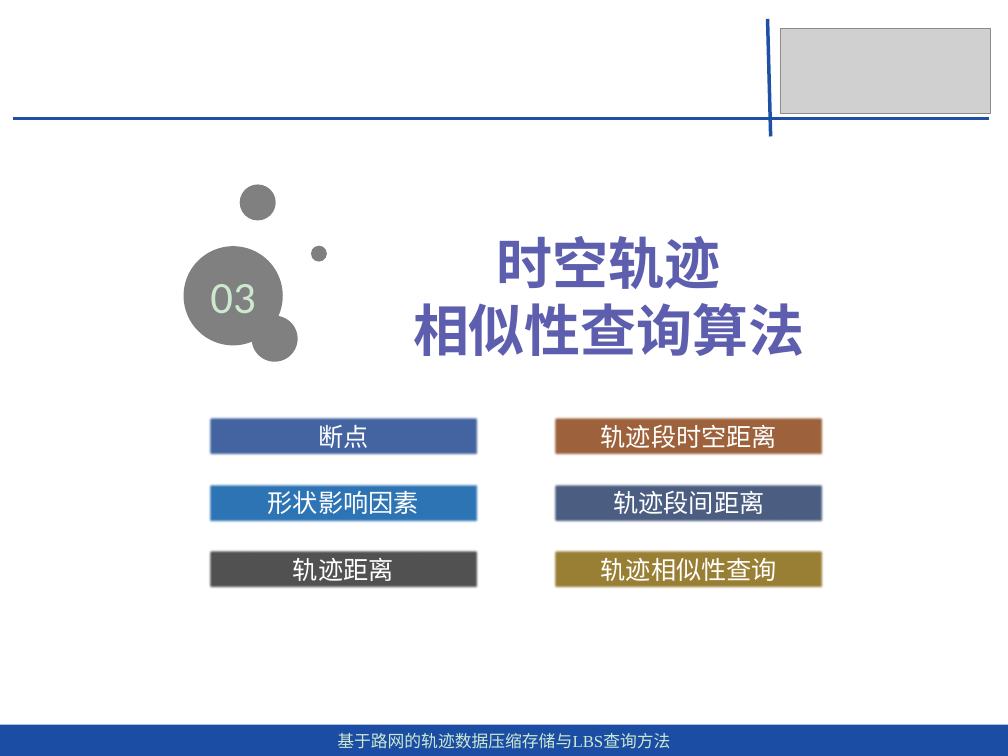
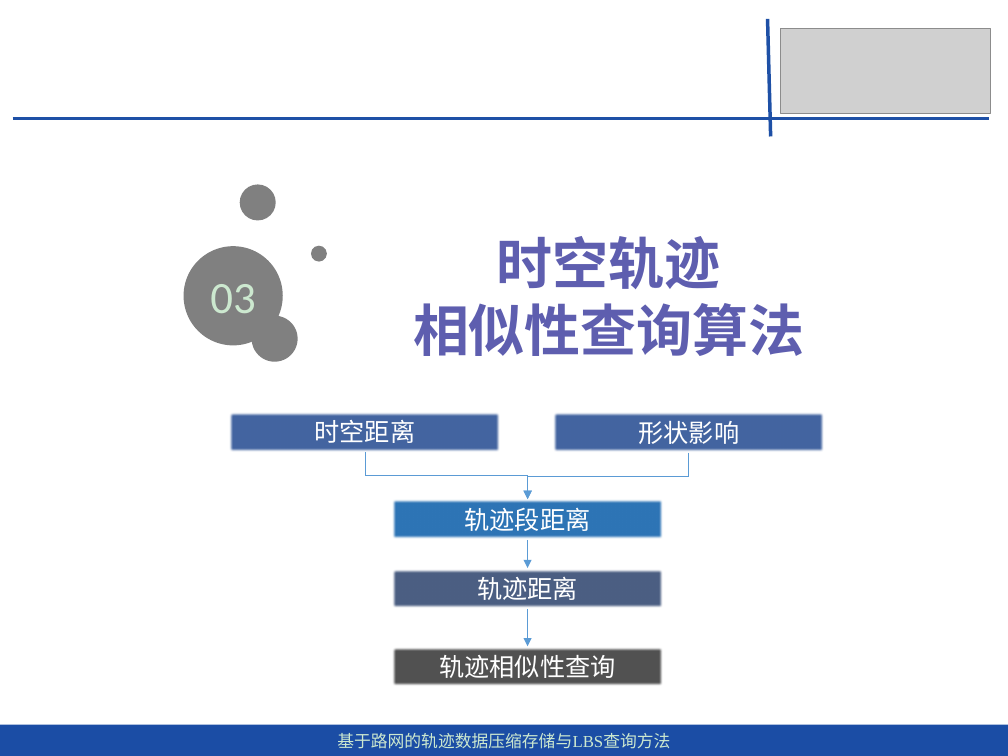
Before and after one commit to dingguangwei/biyelunwen, a slide deck: slide 19 of 移动对象的时空轨迹相似性查询算法-丁光伟-第2版.pptx. Drawn at 1008x756 pixels with LibreOffice and Linux fonts; fonts in the diff are those of the drawing; grey boxes stand for pictures. Boxes give left, top, right and bottom in pixels: in the first picture for what was removed or moved away, otherwise in the second. Text is boxed around its words. In the diff, an @@ line names an element or a change of style, - is before the commit and + after.

Commit message:
finish PPT

```diff
--- a/移动对象的时空轨迹相似性查询算法-丁光伟-第2版.pptx
+++ b/移动对象的时空轨迹相似性查询算法-丁光伟-第2版.pptx
@@ rectangle "时空距离": place and size @@
-rectangle "时空距离" at (208, 416, 480, 457)
+rectangle "时空距离" at (229, 411, 501, 452)
@@ rectangle "形状影响": place and size @@
-rectangle "形状影响" at (208, 483, 480, 523)
+rectangle "形状影响" at (552, 412, 825, 453)
@@ rectangle "形状影响" at (552, 412, 825, 453): fill #2E75B6 to #2F5597 at 90% opacity @@
@@ rectangle removed at (552, 416, 825, 457) @@
-轨迹段时空距离
@@ text in rectangle at (314, 420, 415, 443): text changed @@
-断点
+时空距离
@@ text in rectangle at (638, 421, 739, 444): text changed @@
-形状影响因素
+形状影响
@@ elbow arrow added from (365, 453) to (527, 499), #5B9BD5 0.5 pt @@
@@ elbow arrow added from (688, 453) to (527, 499), #5B9BD5 0.5 pt @@
@@ rectangle "轨迹段距离": place and size @@
-rectangle "轨迹段距离" at (208, 549, 480, 590)
+rectangle "轨迹段距离" at (392, 499, 664, 539)
@@ rectangle "轨迹段距离" at (392, 499, 664, 539): fill #404040 at 90% opacity to #2E75B6 @@
@@ text in rectangle at (465, 508, 591, 531): text changed @@
-轨迹距离
+轨迹段距离
@@ rectangle "轨迹距离": place and size @@
-rectangle "轨迹距离" at (552, 483, 825, 523)
+rectangle "轨迹距离" at (392, 569, 664, 609)
@@ arrow added from (527, 540) to (527, 569), #5B9BD5 0.5 pt @@
@@ text in rectangle at (477, 577, 578, 600): text changed @@
-轨迹段间距离
+轨迹距离
@@ arrow added from (527, 609) to (527, 646), #5B9BD5 0.5 pt @@
@@ rectangle "轨迹相似性查询": place and size @@
-rectangle "轨迹相似性查询" at (552, 549, 825, 590)
+rectangle "轨迹相似性查询" at (392, 646, 664, 686)
@@ rectangle "轨迹相似性查询" at (392, 646, 664, 686): fill #806000 at 80% opacity to #404040 at 90% opacity @@
```
Also in this commit, not shown: 12 other slides changed, 7 other files.
